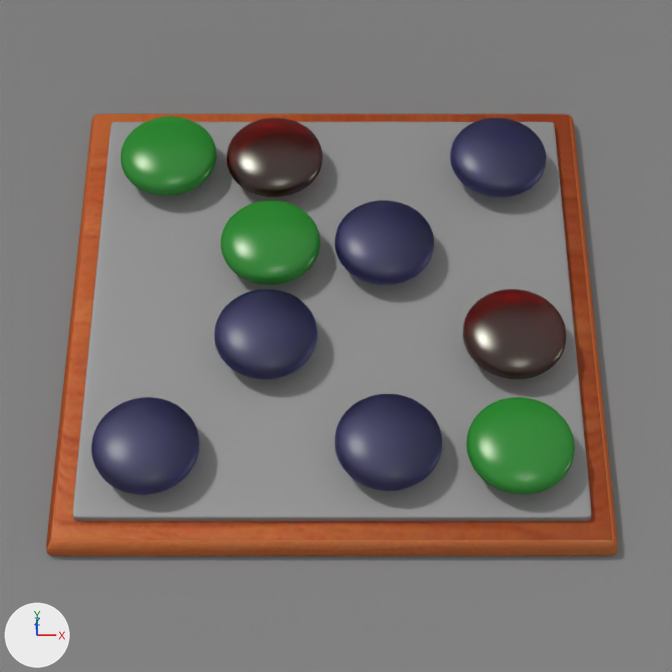
Two versions of the Blender file apps/src/five-or-more.blend, one commit apart.
Before and after are seen from the file's camera 'Camera'. Arrows for +X, +Y and +Z are at lower left; the lights stay in place.

The scene before the commit, as lines of its bpy script (objects in view):
```python
ob_cube = bpy.data.objects.new('Cube', me_cube)
ob_cube.location = (0.278, -0.005, 0.743)
ob_cube.rotation_euler = (0.0, 0.0, -1.571)  # degrees (0, 0, -90)
ob_cube.scale = (1.17, 1.17, 0.0503)
ob_sphere_002 = bpy.data.objects.new('Sphere.002', me_sphere_001)
ob_sphere_002.location = (0.533, 0.28, 0.904)
ob_sphere_002.scale = (0.247, 0.247, 0.247)
ob_sphere_003 = bpy.data.objects.new('Sphere.003', me_sphere_001)
ob_sphere_003.location = (1.121, 0.82, 0.904)
ob_sphere_003.scale = (0.247, 0.247, 0.247)
ob_sphere_004 = bpy.data.objects.new('Sphere.004', me_sphere_001)
ob_sphere_004.location = (0.533, -0.847, 0.904)
ob_sphere_004.scale = (0.247, 0.247, 0.247)
ob_sphere_005 = bpy.data.objects.new('Sphere.005', me_sphere_001)
ob_sphere_005.location = (1.13, -0.866, 0.904)
ob_sphere_005.scale = (0.247, 0.247, 0.247)
ob_sphere_006 = bpy.data.objects.new('Sphere.006', me_sphere_001)
ob_sphere_006.location = (-0.025, 0.28, 0.904)
ob_sphere_006.scale = (0.247, 0.247, 0.247)
ob_sphere_007 = bpy.data.objects.new('Sphere.007', me_sphere_001)
ob_sphere_007.location = (-0.556, 0.829, 0.904)
ob_sphere_007.scale = (0.247, 0.247, 0.247)
ob_sphere_008 = bpy.data.objects.new('Sphere.008', me_sphere_001)
ob_sphere_008.location = (-0.016, 0.82, 0.904)
ob_sphere_008.scale = (0.247, 0.247, 0.247)
ob_sphere_009 = bpy.data.objects.new('Sphere.009', me_sphere_001)
ob_sphere_009.location = (1.14, -0.26, 0.904)
ob_sphere_009.scale = (0.247, 0.247, 0.247)
# also in view: 'Cube.001' at (0.28, -0.01, 0.7); 'Sphere.000' at (-0.03, -0.26, 0.92); 'Plane' at (0.0, 0.84, 3.21); 'Sphere.001' at (-0.57, -0.87, 0.91)
```
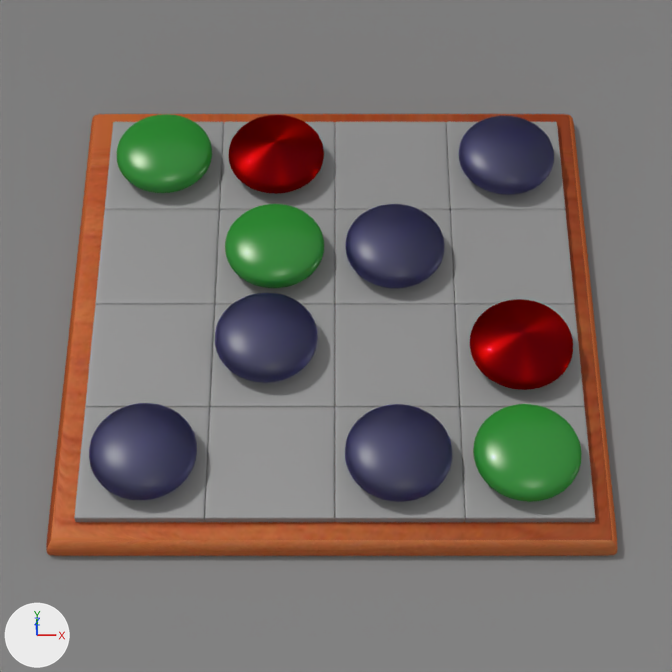
Commit message: / ‘apps/src/five-or-more.blend’ / ‘apps/src/five-or-more.blend1’

Edits to the bpy script that builds the scene:
```text
Change mat_red:
    remove # nodes: BsdfAnisotropic x2, BsdfRefraction, MixShader x2, OutputMaterial
    remove # colours: red #ce000f, white #eef0df, blue #4c37e7
    nodes: BsdfAnisotropic x2, MixShader, OutputMaterial
    colours: blue #4c37e7, red #860400
Change ob_cube:
    ob_cube.location: (0.278, -0.005, 0.743) -> (-0.585, 0.868, 0.743)
    ob_cube.scale: (1.17, 1.17, 0.0503) -> (0.292, 0.292, 0.0503)
    add _m = ob_cube.modifiers.new('Array', 'ARRAY')
    add _m.count = 4
    add _m.constant_offset_displace = (0.0, 0.0, 0.0)
    add _m.relative_offset_displace = (0.0, 1.001, 0.0)
    add _m = ob_cube.modifiers.new('Array.001', 'ARRAY')
    add _m.count = 4
    add _m.constant_offset_displace = (0.0, 0.0, 0.0)
    add _m.relative_offset_displace = (1.001, 0.0, 0.0)
Change ob_sphere_009:
    ob_sphere_009.location: (1.14, -0.26, 0.904) -> (1.173, -0.299, 0.874)
Change ob_sphere_008:
    ob_sphere_008.location: (-0.016, 0.82, 0.904) -> (-0.009, 0.866, 0.874)
Change ob_sphere_007:
    ob_sphere_007.location: (-0.556, 0.829, 0.904) -> (-0.582, 0.869, 0.874)
Change ob_sphere_006:
    ob_sphere_006.location: (-0.025, 0.28, 0.904) -> (-0.006, 0.28, 0.874)
Change ob_sphere_005:
    ob_sphere_005.location: (1.13, -0.866, 0.904) -> (1.163, -0.886, 0.874)
Change ob_sphere_004:
    ob_sphere_004.location: (0.533, -0.847, 0.904) -> (0.58, -0.887, 0.874)
Change ob_sphere_003:
    ob_sphere_003.location: (1.121, 0.82, 0.904) -> (1.167, 0.859, 0.874)
Change ob_sphere_002:
    ob_sphere_002.location: (0.533, 0.28, 0.904) -> (0.586, 0.28, 0.874)
Change ob_sphere_000:
    ob_sphere_000.location: (-0.035, -0.26, 0.904) -> (-0.035, -0.26, 0.874)
Change ob_sphere_001:
    ob_sphere_001.location: (-0.565, -0.866, 0.902) -> (-0.578, -0.879, 0.873)
```

Boxes (x1, y1, x2, y2) around the edits, measured in the pictures (672 x 672 px):
'Cube', moved, rescaled, modifiers changed: before (73, 122, 591, 521); after (74, 122, 595, 522)
'Sphere.004', moved: before (335, 394, 442, 491); after (345, 404, 452, 502)
'Sphere.005', moved: before (466, 397, 575, 495); after (473, 404, 581, 502)
'Sphere.001', moved: before (91, 397, 200, 495); after (89, 403, 197, 500)
'Sphere.009', recoloured, moved (black to red): before (463, 289, 566, 379); after (470, 299, 573, 390)
'Sphere.000', moved: before (214, 289, 318, 379); after (215, 293, 318, 383)
'Sphere.002', moved: before (335, 200, 434, 285); after (345, 204, 444, 288)
'Sphere.006', moved: before (221, 200, 320, 285); after (225, 204, 324, 288)
'Sphere.003', moved: before (450, 118, 546, 197); after (458, 116, 554, 195)
'Sphere.007', moved: before (121, 116, 217, 196); after (117, 114, 212, 193)
'Sphere.008', recoloured, moved: before (227, 118, 323, 197); after (229, 115, 324, 194)
